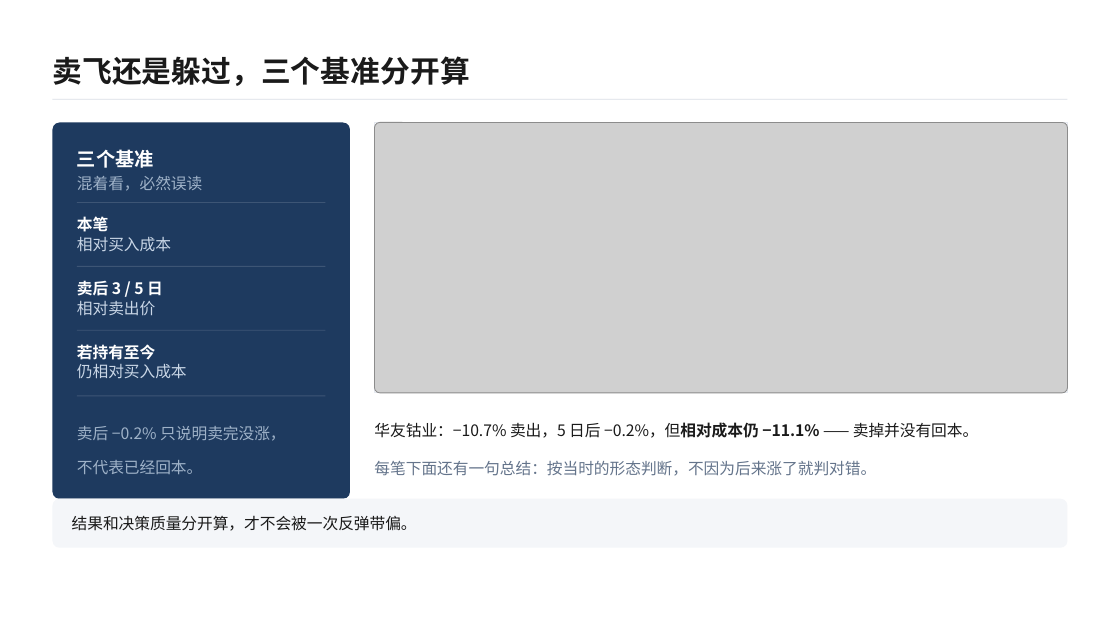
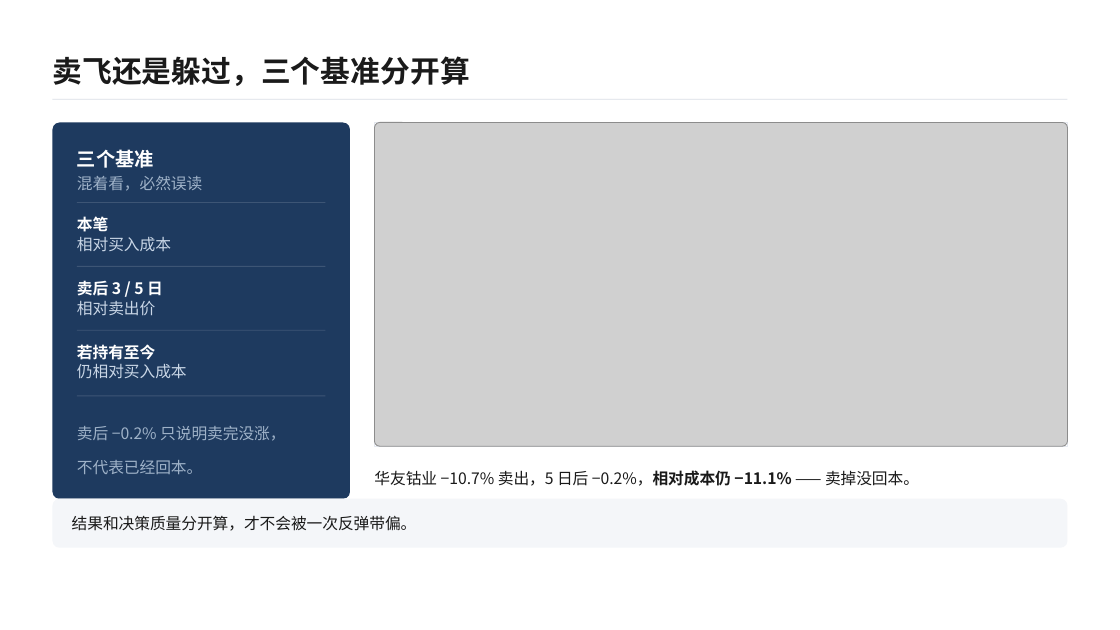
Before and after one commit to www498/ashare-review, a slide deck: slide 7 of ppt/复盘台答辩/复盘台答辩.pptx. Drawn at 1120x630 pixels with LibreOffice and Linux fonts; fonts in the diff are those of the drawing; grey boxes stand for pictures. Boxes give left, top, right and bottom in pixels: in the first picture for what was removed or moved away, otherwise in the second. Text is boxed around its words. In the diff, an @@ line names an element or a change of style, - is before the commit and + after.

```diff
--- a/ppt/复盘台答辩/复盘台答辩.pptx
+++ b/ppt/复盘台答辩/复盘台答辩.pptx
@@ picture: place and size @@
-picture at box(375, 123, 1068, 393)
+picture at box(375, 123, 1068, 446)
@@ rectangle: place and size @@
-rectangle at box(375, 123, 1068, 393)
+rectangle at box(375, 123, 1068, 446)
@@ text at box(374, 470, 919, 486): text changed @@
-华友钴业：−10.7% 卖出，5 日后 −0.2%，但相对成本仍 −11.1% —— 卖掉并没有回本。
+华友钴业 −10.7% 卖出，5 日后 −0.2%，相对成本仍 −11.1% —— 卖掉没回本。
@@ text removed at box(374, 461, 876, 476) @@
-每笔下面还有一句总结：按当时的形态判断，不因为后来涨了就判对错。
```
Also in this commit, not shown: 3 other slides changed, 9 other files.
